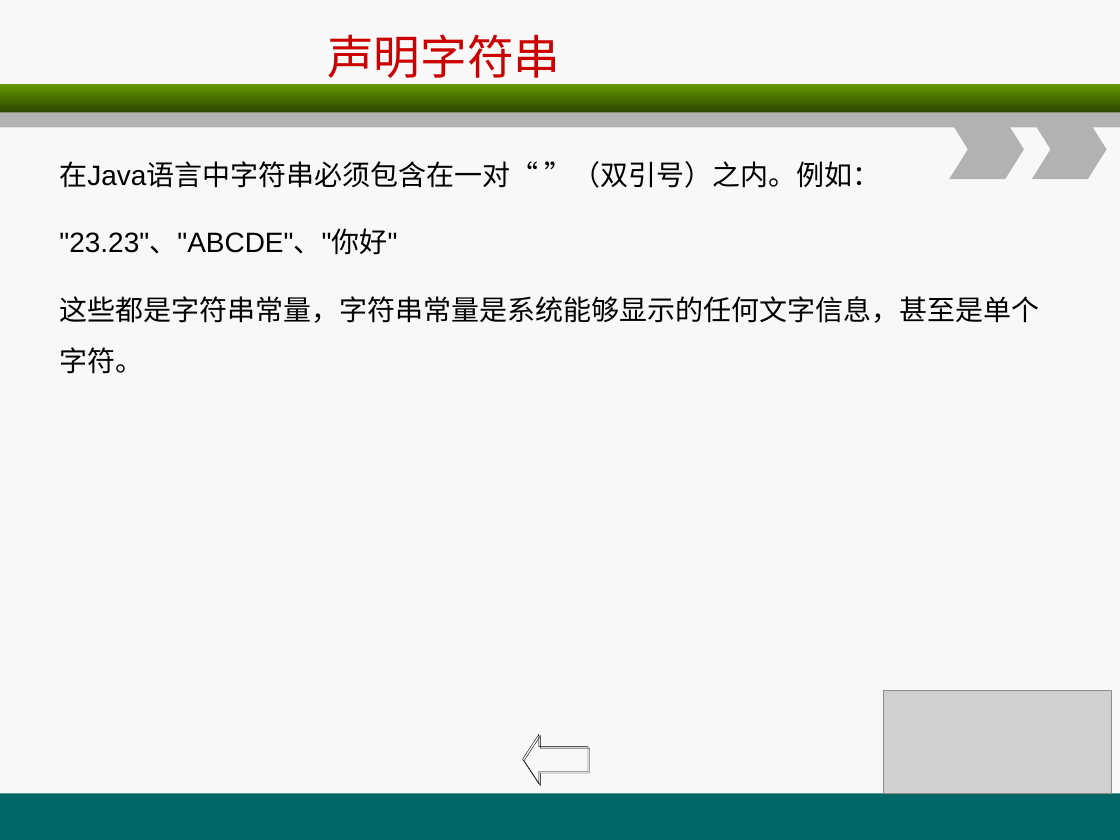
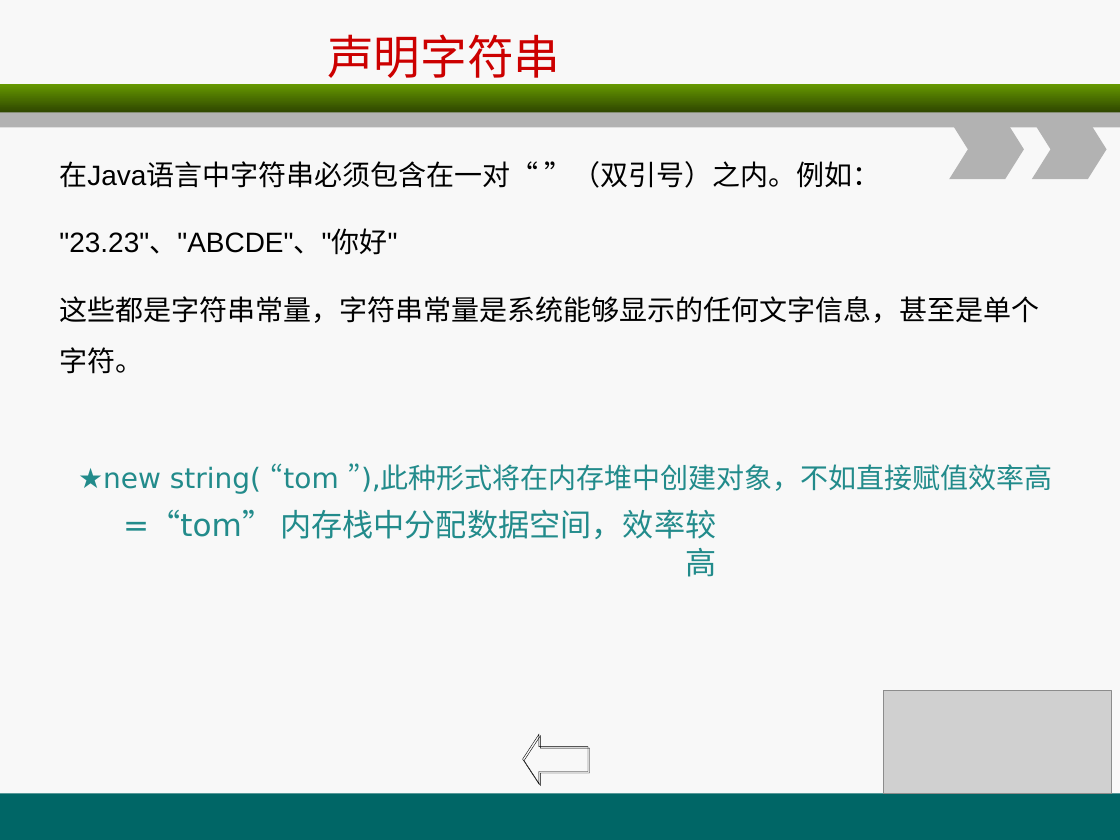
Before and after one commit to christwei/gitDoc, a slide deck: slide 50 of 课件/环宇/java编程基础/A2.ppt. Drawn at 1120x840 pixels with LibreOffice and Linux fonts; fonts in the diff are those of the drawing; grey boxes stand for pictures. Boxes give left, top, right and bottom in pixels: in the first picture for what was removed or moved away, otherwise in the second. Text is boxed around its words. In the diff, an @@ line names an element or a change of style, - is before the commit and + after.

```diff
--- a/课件/环宇/java编程基础/A2.ppt
+++ b/课件/环宇/java编程基础/A2.ppt
@@ text added at (x1=78, y1=463, x2=1053, y2=494), 18 pt, text #228B8B @@
+★new string( “tom ”),此种形式将在内存堆中创建对象，不如直接赋值效率高
@@ text added at (x1=123, y1=509, x2=716, y2=539), 20 pt, text #228B8B @@
+=“tom” 内存栈中分配数据空间，效率较高
```
Also in this commit, not shown: 4 other slides changed, 1 slide added, 1 slide removed, 12 other files.
